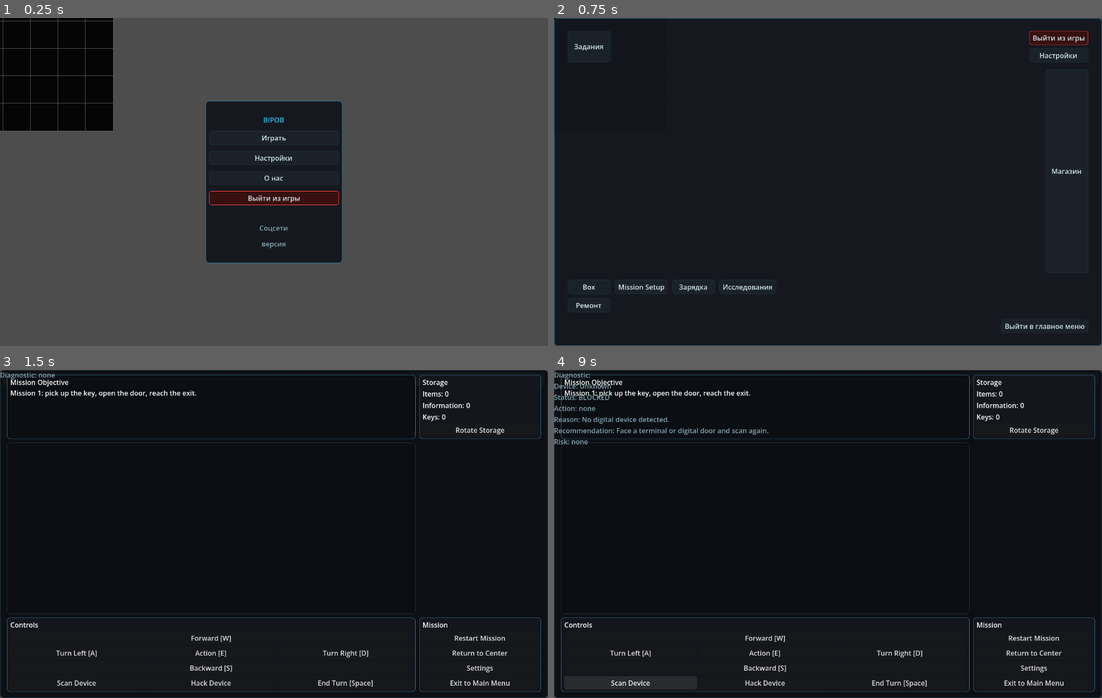
Above: before the commit, frames 1-4 (two rows, left to right).
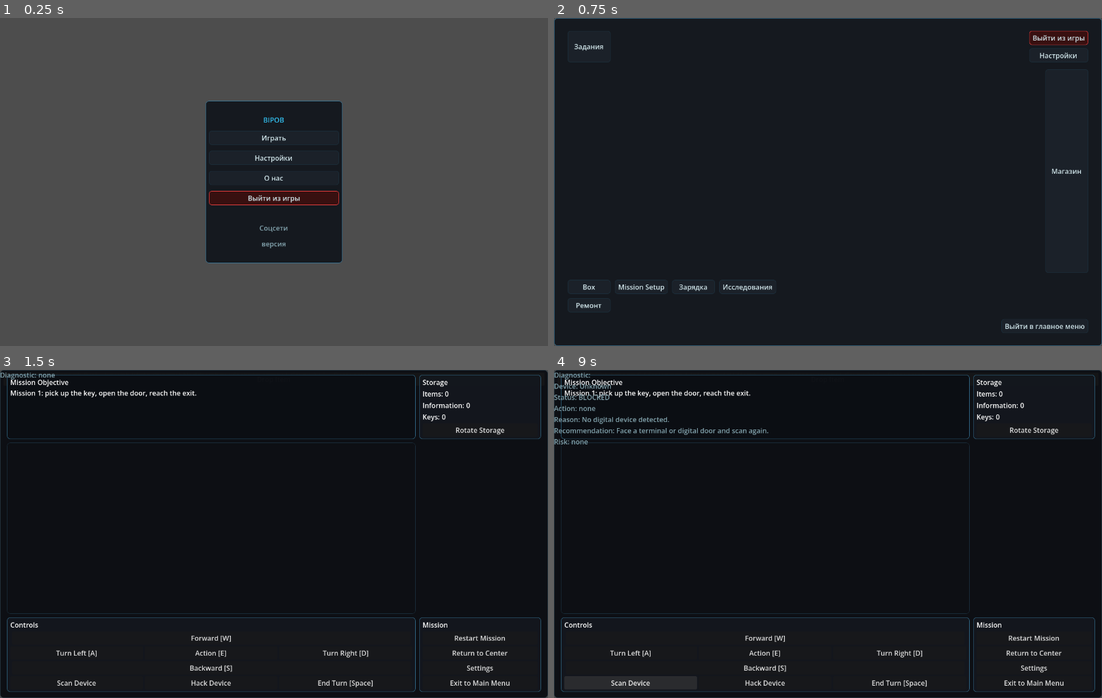
Above: after the commit, the same moments.

Repository: JUSTConnect/bibop
Game: Godot game, scene res://scenes/main.tscn
Same seed, same stepped clock (60 frames per second), same inputs: the game is played once before the commit and once after it.
Inputs:
- Up to frame 1 (0.25 s): no input
- Up to frame 2 (0.75 s): click "Играть" at 0.5 s
- Up to frame 3 (1.5 s): click "Задания" at 1.25 s
- Up to frame 4 (9 s): click "Restart Mission" at 2 s; click "Restart Mission" at 2.75 s; click "Restart Mission" at 3.5 s; click "Drop Item" at 4.25 s; click "Rotate Storage" at 5 s; click "Forward [W]" at 5.75 s; click "Turn Left [A]" at 6.5 s; click "Action [E]" at 7.25 s; click "Turn Right [D]" at 8 s; click "Scan Device" at 8.75 s

The runs differ from the first frame. In frame 1, 6.8% of the frame differs, in the area x 0-21%, y 0-35%; in frame 2, less than 0.1%; in frame 3, less than 0.1%; in frame 4, less than 0.1%.

Commit message:
Fix gameplay field visibility in runtime HUD

Diff:
--- a/scripts/ui/game_ui.gd
+++ b/scripts/ui/game_ui.gd
@@ -2994,6 +2994,10 @@
 
 
 func _attach_runtime_gameplay_view() -> void:
+	_apply_runtime_gameplay_field_transform()
+
+
+func _apply_runtime_gameplay_field_transform() -> void:
 	var field: Node2D = get_node_or_null("../Field") as Node2D
 	if field == null:
 		return
@@ -3122,7 +3126,7 @@
 	mission_field_panel.name = "MissionFieldPanel"
 	mission_field_panel.size_flags_horizontal = Control.SIZE_EXPAND_FILL
 	mission_field_panel.size_flags_vertical = Control.SIZE_EXPAND_FILL
-	mission_field_panel.add_theme_stylebox_override("panel", _make_panel_style(Color(0, 0, 0, 0.04), UI_COLOR_BORDER_DIM, 1, 8))
+	mission_field_panel.add_theme_stylebox_override("panel", _make_panel_style(Color(0, 0, 0, 0), UI_COLOR_BORDER_DIM, 1, 8))
 	mission_field_panel.mouse_filter = Control.MOUSE_FILTER_IGNORE
 	middle_hbox.add_child(mission_field_panel)
 	var mission_field_host := MarginContainer.new()
@@ -3479,6 +3483,7 @@
 		"../PlayerSprite",
 		"../Grid",
 		"../World",
+		"../Field",
 		"../BipobSprite",
 		"../Bipob"
 	]
@@ -3701,6 +3706,7 @@
 			update_box_status()
 	if command_panel != null and command_panel.visible:
 		_apply_runtime_hud_layout()
+		call_deferred("_apply_runtime_gameplay_field_transform")
 func _apply_box_screen_fullscreen_layout() -> void:
 	if box_screen == null:
 		return
